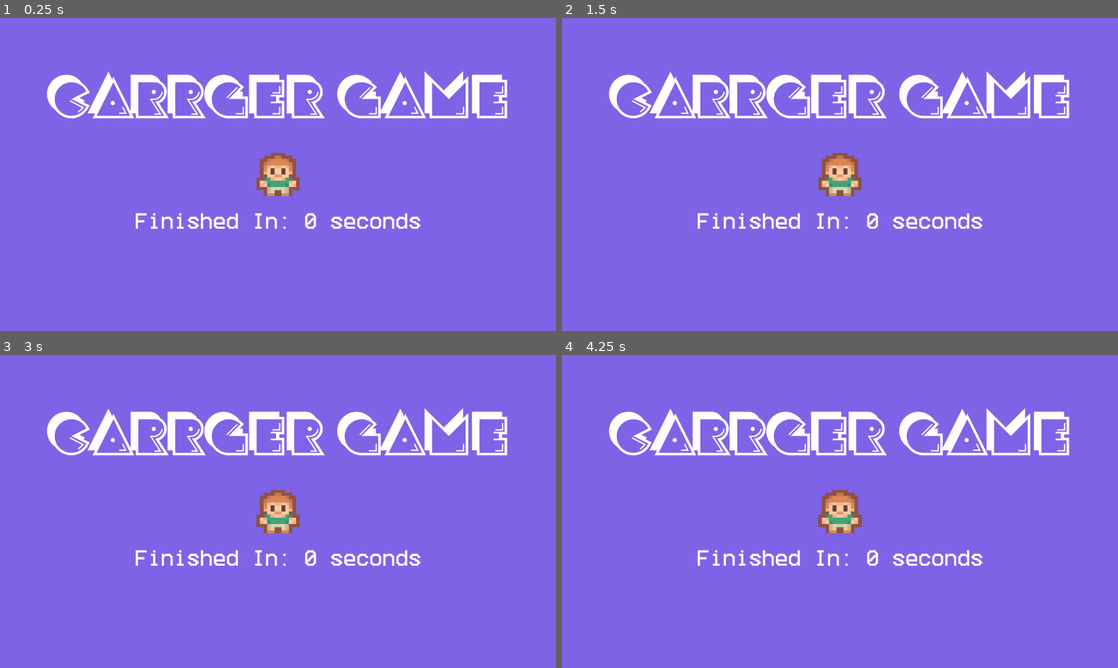
Above: before the commit, frames 1-4 (two rows, left to right).
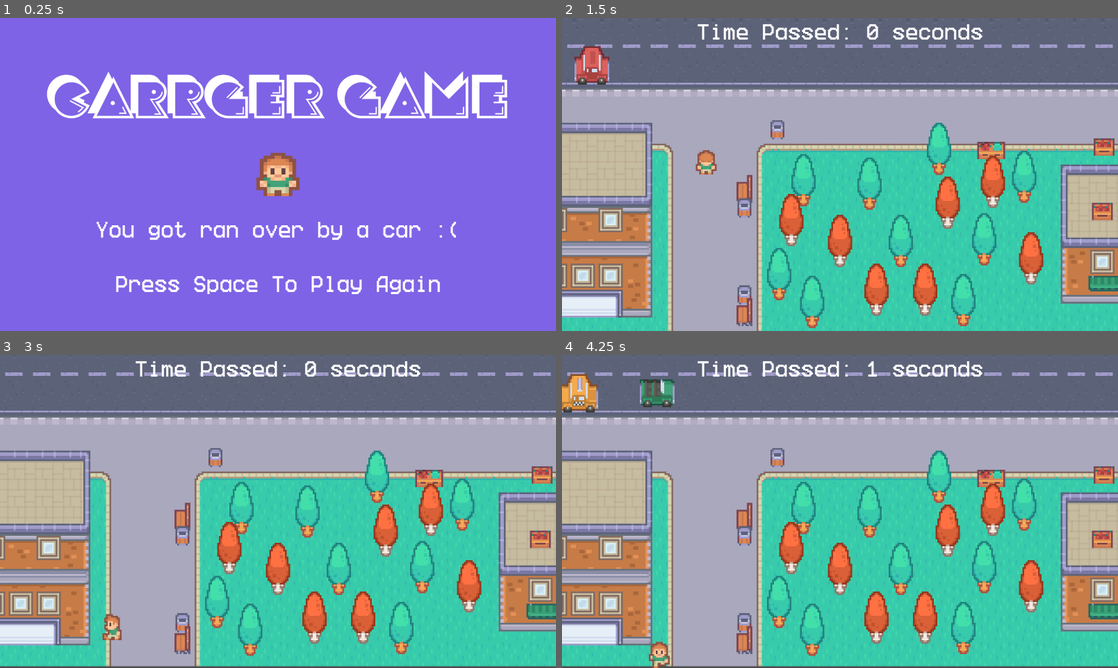
Above: after the commit, the same moments.

Repository: Stone-keep/frogger
Game: Godot game, scene res://scenes/title.tscn
The game is run twice, just before and just after one commit, with the same random seed, the same clock (stepped at 60 frames per second) and the same inputs. This scene is started directly instead of the project's main scene.
Inputs:
- Up to frame 1 (0.25 s): no input
- Up to frame 2 (1.5 s): tap Space (confirm) at 0.5, 0.6, 1.35 s; hold Up (up) from 0.53 s (still down)
- Up to frame 3 (3 s): release Up (up) at 2.03 s; hold Left (left) from 2.03 s (still down); tap Space (confirm) at 2.1, 2.75, 2.85 s
- Up to frame 4 (4.25 s): release Left (left) at 3.53 s; hold Down (down) from 3.53 s (still down); tap Space (confirm) at 3.6 s

The runs differ from the first frame. In frame 1, 2.8% of the frame differs, in the area x 17-82%, y 62-89%; in frame 2, 100%; in frame 3, 100%, in the area x 0-100%, y 0-100%; in frame 4, 100%.

Commit message:
Add best time/loss message to title

Diff:
--- a/project.godot
+++ b/project.godot
@@ -18,6 +18,10 @@
 run/main_scene="uid://dfq2iqhuccltx"
 config/features=PackedStringArray("4.6", "Forward Plus")
 config/icon="res://icon.svg"
+
+[autoload]
+
+Global="*uid://cv0t1n0e7k0ls"
 
 [display]
 
--- a/scenes/game.gd
+++ b/scenes/game.gd
@@ -5,16 +5,23 @@
 
 func _on_win_area_body_entered(body: Node2D) -> void:
 	if body == $Objects/Player:
-		go_to_title(body)
+		go_to_title_win(body)
 
 func _on_car_timer_timeout() -> void:
 	var car = car_scene.instantiate() as Area2D
 	var pos_marker = $CarStartPositions.get_children().pick_random()
 	car.position = pos_marker.position
 	$Objects.add_child(car)
-	car.connect("body_entered", go_to_title)
+	car.connect("body_entered", go_to_title_lose)
 
-func go_to_title(_body):
+func go_to_title_lose(_body):
+	Global.won = false
+	call_deferred("change_scene")
+
+func go_to_title_win(_body):
+	Global.won = true
+	if game_timer < Global.game_timer:
+		Global.game_timer = game_timer
 	call_deferred("change_scene")
 
 func change_scene():
--- /dev/null
+++ b/scenes/global.gd
@@ -0,0 +1,4 @@
+extends Node
+
+var game_timer := 100
+var won := false
--- /dev/null
+++ b/scenes/global.tscn
@@ -0,0 +1,6 @@
+[gd_scene format=3 uid="uid://cv0t1n0e7k0ls"]
+
+[ext_resource type="Script" uid="uid://iq8npekvmc52" path="res://scenes/global.gd" id="1_4pk28"]
+
+[node name="Global" type="Node" unique_id=1940849489]
+script = ExtResource("1_4pk28")
--- a/scenes/player.gd
+++ b/scenes/player.gd
@@ -9,8 +9,6 @@
 	velocity = direction * speed * delta
 	move_and_slide()
 	walking_animation()
-	if Input.is_action_just_pressed("confirm"):
-		print("something")
 
 func walking_animation():
 	if direction.x:
--- /dev/null
+++ b/scenes/title.gd
@@ -0,0 +1,10 @@
+extends Control
+
+func _ready() -> void:
+	if Global.won:
+		$BestTime.text = "Best Time: %s seconds" % Global.game_timer
+	else:
+		$BestTime.text = "You got ran over by a car :("
+func _process(_delta: float) -> void:
+	if Input.is_action_just_pressed("confirm"):
+		get_tree().change_scene_to_file("res://scenes/game.tscn")
--- a/scenes/title.tscn
+++ b/scenes/title.tscn
@@ -1,6 +1,7 @@
 [gd_scene format=3 uid="uid://bg46h5x2n6eev"]
 
 [ext_resource type="FontFile" uid="uid://dr201ov4c76pb" path="res://fonts/Crackman.otf" id="1_4ignj"]
+[ext_resource type="Script" uid="uid://b7ytu68u08vc1" path="res://scenes/title.gd" id="1_b3w7a"]
 [ext_resource type="Texture2D" uid="uid://bkgrir378horu" path="res://graphics/player/player_simple.png" id="2_wosw1"]
 [ext_resource type="FontFile" uid="uid://hqpa84d2dqvp" path="res://fonts/Better VCR 9.0.1.ttf" id="3_p6dhs"]
 
@@ -11,6 +12,7 @@
 anchor_bottom = 1.0
 grow_horizontal = 2
 grow_vertical = 2
+script = ExtResource("1_b3w7a")
 
 [node name="TitleBackground" type="ColorRect" parent="." unique_id=1729824521]
 layout_mode = 1
@@ -53,13 +55,13 @@
 grow_vertical = 2
 texture = ExtResource("2_wosw1")
 
-[node name="FinishedIn" type="Label" parent="." unique_id=2038153314]
+[node name="BestTime" type="Label" parent="." unique_id=2038153314]
 layout_mode = 1
 anchors_preset = -1
 anchor_left = 0.5
-anchor_top = 0.634
+anchor_top = 0.68
 anchor_right = 0.5
-anchor_bottom = 0.734
+anchor_bottom = 0.68
 offset_left = -50.5
 offset_top = -11.5
 offset_right = 50.5
@@ -68,4 +70,20 @@
 grow_vertical = 2
 theme_override_fonts/font = ExtResource("3_p6dhs")
 theme_override_font_sizes/font_size = 40
-text = "Finished In: 0 seconds"
+text = "Best Time: 0 seconds"
+
+[node name="Label" type="Label" parent="." unique_id=2071457221]
+layout_mode = 1
+anchors_preset = -1
+anchor_left = 0.5
+anchor_top = 0.889
+anchor_right = 0.5
+anchor_bottom = 0.889
+offset_left = -375.0
+offset_top = -50.0
+offset_right = 375.0
+grow_horizontal = 2
+grow_vertical = 0
+theme_override_fonts/font = ExtResource("3_p6dhs")
+theme_override_font_sizes/font_size = 40
+text = "Press Space To Play Again"
Not shown, added: scenes/global.gd.uid
Not shown, added: scenes/title.gd.uid
